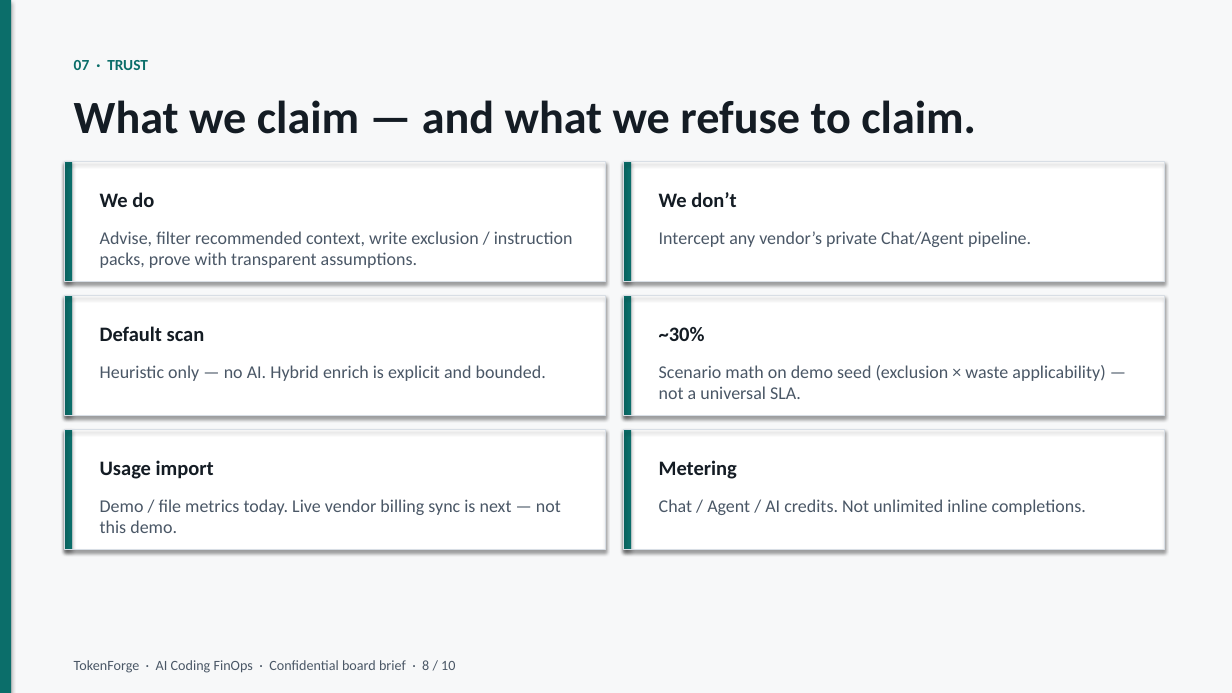
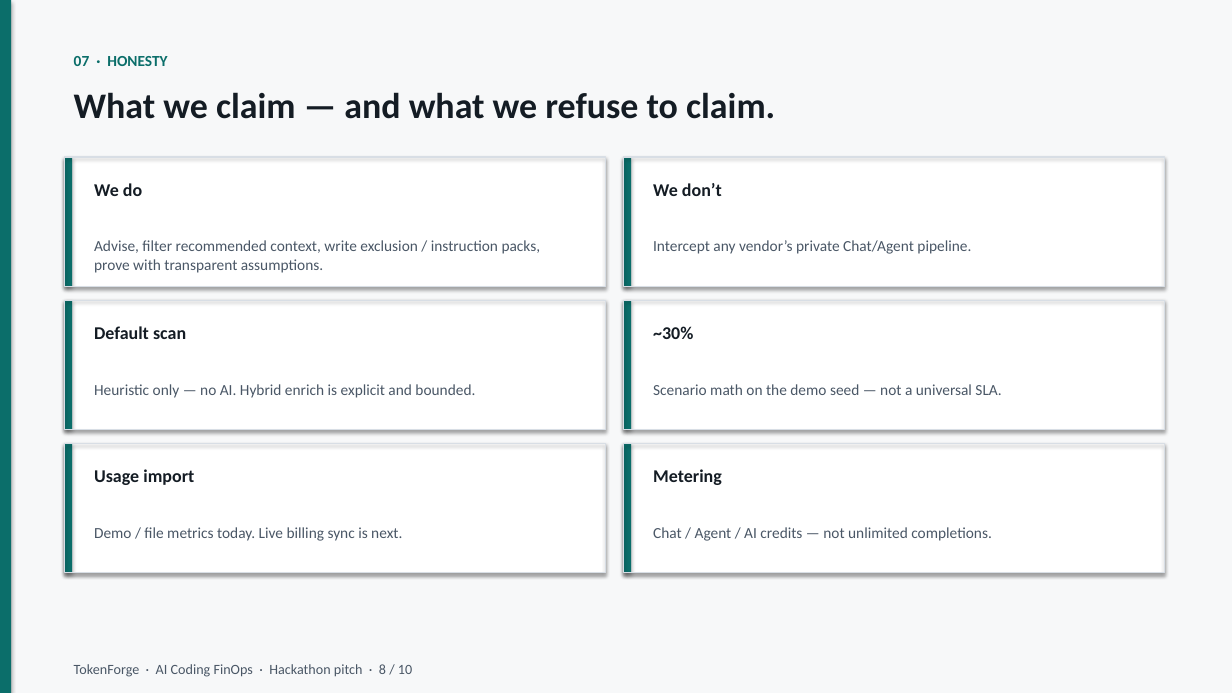
Before and after one commit to JordyNicholas/TokenForge, a slide deck: slide 8 of docs/pitch/TokenForge-Pitch.pptx. Drawn at 1232x693 pixels with LibreOffice and Linux fonts; fonts in the diff are those of the drawing. Boxes give left, top, right and bottom in pixels: in the first picture for what was removed or moved away, otherwise in the second. Text is boxed around its words. In the diff, an @@ line names an element or a change of style, - is before the commit and + after.

```diff
--- a/docs/pitch/TokenForge-Pitch.pptx
+++ b/docs/pitch/TokenForge-Pitch.pptx
@@ text at <box>74,56,167,66</box>: text changed @@
-07 · TRUST
+07 · HONESTY
@@ text "What we claim — and ..." at <box>74,92,775,119</box>: size 36 to 28 pt @@
@@ rectangle: place and size @@
-rectangle at <box>65,162,605,282</box>
+rectangle at <box>65,157,605,287</box>
@@ rectangle: place and size @@
-rectangle at <box>65,162,605,282</box>
+rectangle at <box>65,157,605,287</box>
@@ rectangle: place and size @@
-rectangle at <box>65,162,72,282</box>
+rectangle at <box>65,157,72,287</box>
@@ text "We do": place and size @@
-text "We do" at <box>100,192,154,207</box>
+text "We do" at <box>94,183,142,196</box>
@@ rectangle: place and size @@
-rectangle at <box>624,162,1165,282</box>
+rectangle at <box>624,157,1165,287</box>
@@ rectangle: place and size @@
-rectangle at <box>624,162,1165,282</box>
+rectangle at <box>624,157,1165,287</box>
@@ rectangle: place and size @@
-rectangle at <box>624,162,631,282</box>
+rectangle at <box>624,157,631,287</box>
@@ text "We don’t": place and size @@
-text "We don’t" at <box>659,192,736,207</box>
+text "We don’t" at <box>653,183,722,196</box>
@@ text "Advise, filter recommended context, write ...": place and size @@
-text "Advise, filter recommended context, write ..." at <box>100,231,573,268</box>
+text "Advise, filter recommended context, write ..." at <box>94,240,541,273</box>
@@ text "Intercept any vendor’s private Chat/Agent ...": place and size @@
-text "Intercept any vendor’s private Chat/Agent ..." at <box>659,231,1031,247</box>
+text "Intercept any vendor’s private Chat/Agent ..." at <box>653,240,971,254</box>
@@ rectangle: place and size @@
-rectangle at <box>65,296,605,416</box>
+rectangle at <box>65,300,605,430</box>
@@ rectangle: place and size @@
-rectangle at <box>65,296,605,416</box>
+rectangle at <box>65,300,605,430</box>
@@ rectangle: place and size @@
-rectangle at <box>65,296,72,416</box>
+rectangle at <box>65,300,72,430</box>
@@ rectangle: place and size @@
-rectangle at <box>624,296,1165,416</box>
+rectangle at <box>624,300,1165,430</box>
@@ rectangle: place and size @@
-rectangle at <box>624,296,1165,416</box>
+rectangle at <box>624,300,1165,430</box>
@@ rectangle: place and size @@
-rectangle at <box>624,296,631,416</box>
+rectangle at <box>624,300,631,430</box>
@@ size 14 to 12 pt; more space between paragraphs in 3 elements at <box>94,240,541,273</box>, <box>653,240,971,254</box>, <box>94,384,475,398</box> @@
@@ text "Heuristic only — no AI. ...": place and size @@
-text "Heuristic only — no AI. ..." at <box>100,365,546,381</box>
+text "Heuristic only — no AI. ..." at <box>94,384,475,398</box>
@@ text at <box>653,384,1001,395</box>: text changed; size 14 to 12 pt @@
-Scenario math on demo seed (exclusion × waste applicability) — not a universal SLA.
+Scenario math on the demo seed — not a universal SLA.
@@ rectangle: place and size @@
-rectangle at <box>65,430,605,550</box>
+rectangle at <box>65,444,605,573</box>
@@ rectangle: place and size @@
-rectangle at <box>65,430,605,550</box>
+rectangle at <box>65,444,605,573</box>
@@ rectangle: place and size @@
-rectangle at <box>65,430,72,550</box>
+rectangle at <box>65,444,72,573</box>
@@ rectangle: place and size @@
-rectangle at <box>624,430,1165,550</box>
+rectangle at <box>624,444,1165,573</box>
@@ rectangle: place and size @@
-rectangle at <box>624,430,1165,550</box>
+rectangle at <box>624,444,1165,573</box>
@@ rectangle: place and size @@
-rectangle at <box>624,430,631,550</box>
+rectangle at <box>624,444,631,573</box>
@@ text "Usage import": place and size @@
-text "Usage import" at <box>100,460,214,479</box>
+text "Usage import" at <box>94,469,194,485</box>
@@ size 16 to 14 pt in 6 elements at <box>94,183,142,196</box>, <box>653,183,722,196</box>, <box>94,326,186,339</box>, <box>653,326,693,339</box>, <box>94,469,194,485</box>, <box>653,469,722,485</box> @@
@@ text "Metering": place and size @@
-text "Metering" at <box>659,460,737,479</box>
+text "Metering" at <box>653,469,722,485</box>
@@ text at <box>94,527,402,541</box>: text changed; size 14 to 12 pt @@
-Demo / file metrics today. Live vendor billing sync is next — not this demo.
+Demo / file metrics today. Live billing sync is next.
@@ text at <box>653,527,992,541</box>: text changed; size 14 to 12 pt @@
-Chat / Agent / AI credits. Not unlimited inline completions.
+Chat / Agent / AI credits — not unlimited completions.
@@ text at <box>74,664,412,677</box>: text changed @@
-TokenForge · AI Coding FinOps · Confidential board brief · 8 / 10
+TokenForge · AI Coding FinOps · Hackathon pitch · 8 / 10
```
Also in this commit, not shown: 9 other slides changed, 2 other files.
